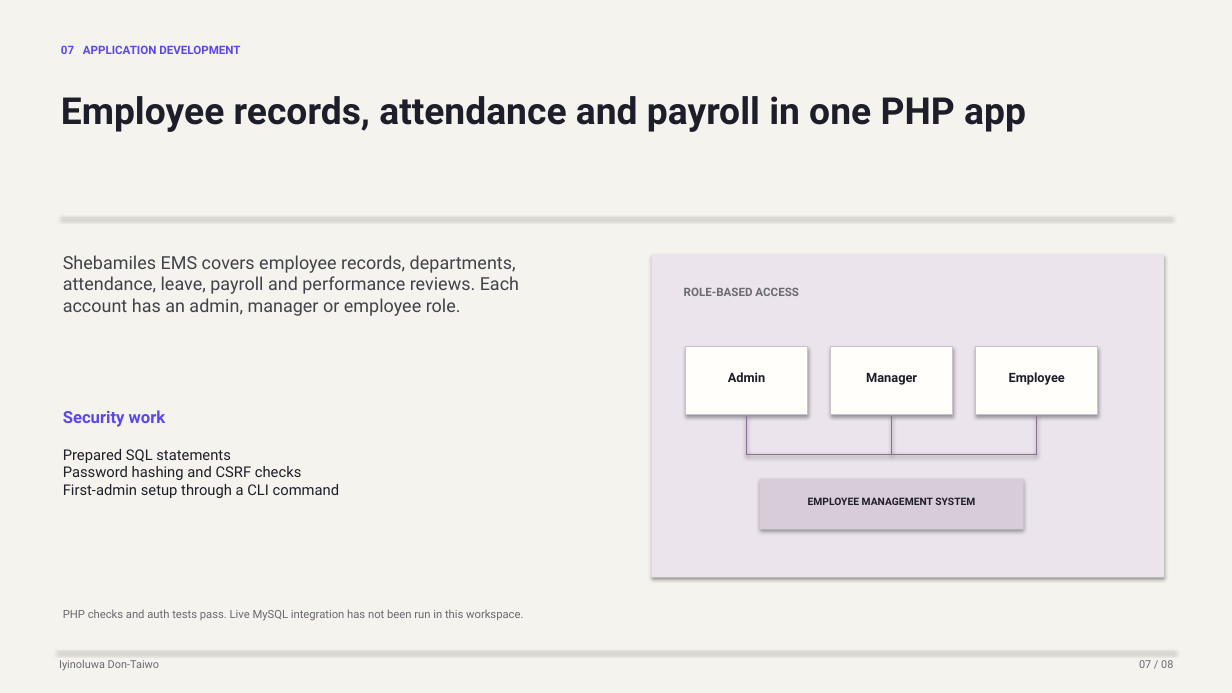
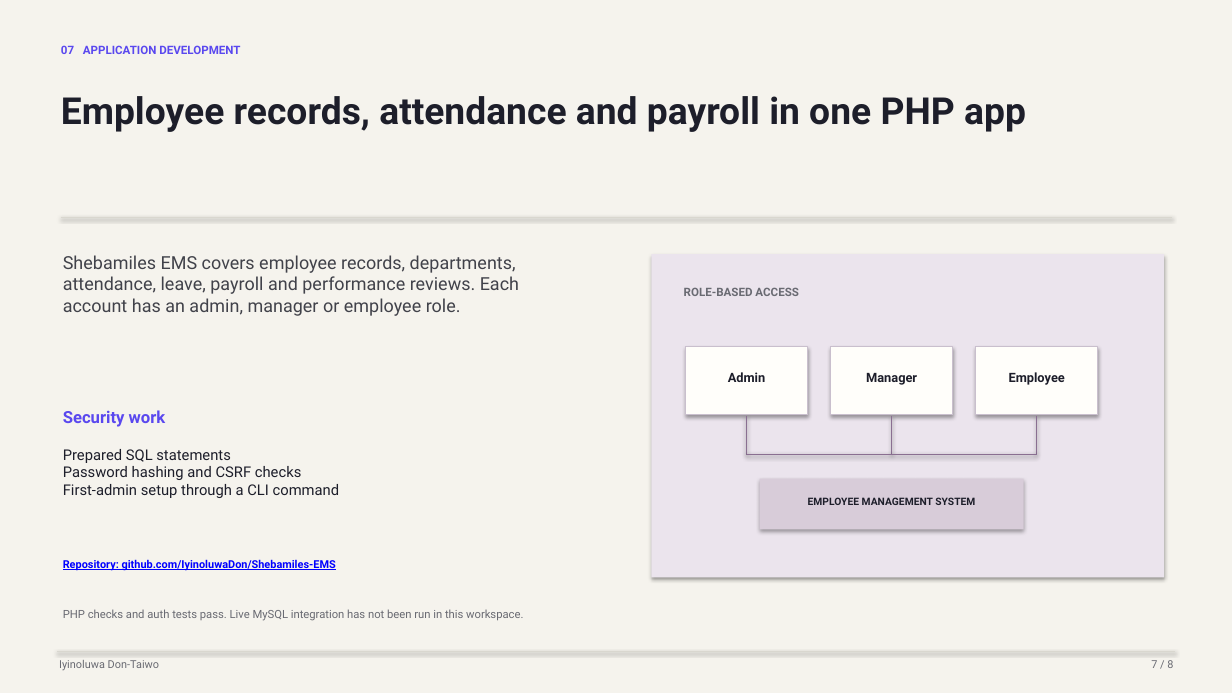
Before and after one commit to IyinoluwaDon/Portfolio, a slide deck: slide 7 of public/decks/iyinoluwa-don-taiwo-projects.pptx. Drawn at 1232x693 pixels with LibreOffice and Linux fonts; fonts in the diff are those of the drawing. Boxes give left, top, right and bottom in pixels: in the first picture for what was removed or moved away, otherwise in the second. Text is boxed around its words. In the diff, an @@ line names an element or a change of style, - is before the commit and + after.

```diff
--- a/public/decks/iyinoluwa-don-taiwo-projects.pptx
+++ b/public/decks/iyinoluwa-don-taiwo-projects.pptx
@@ text added at [63,560,336,571], 8.5 pt, text #0000FF, bold, underline @@
+Repository: github.com/IyinoluwaDon/Shebamiles-EMS
@@ text at [1151,660,1173,668]: text changed @@
-07 / 08
+7 / 8
```
Also in this commit, not shown: 7 other slides changed, 5 other files.
